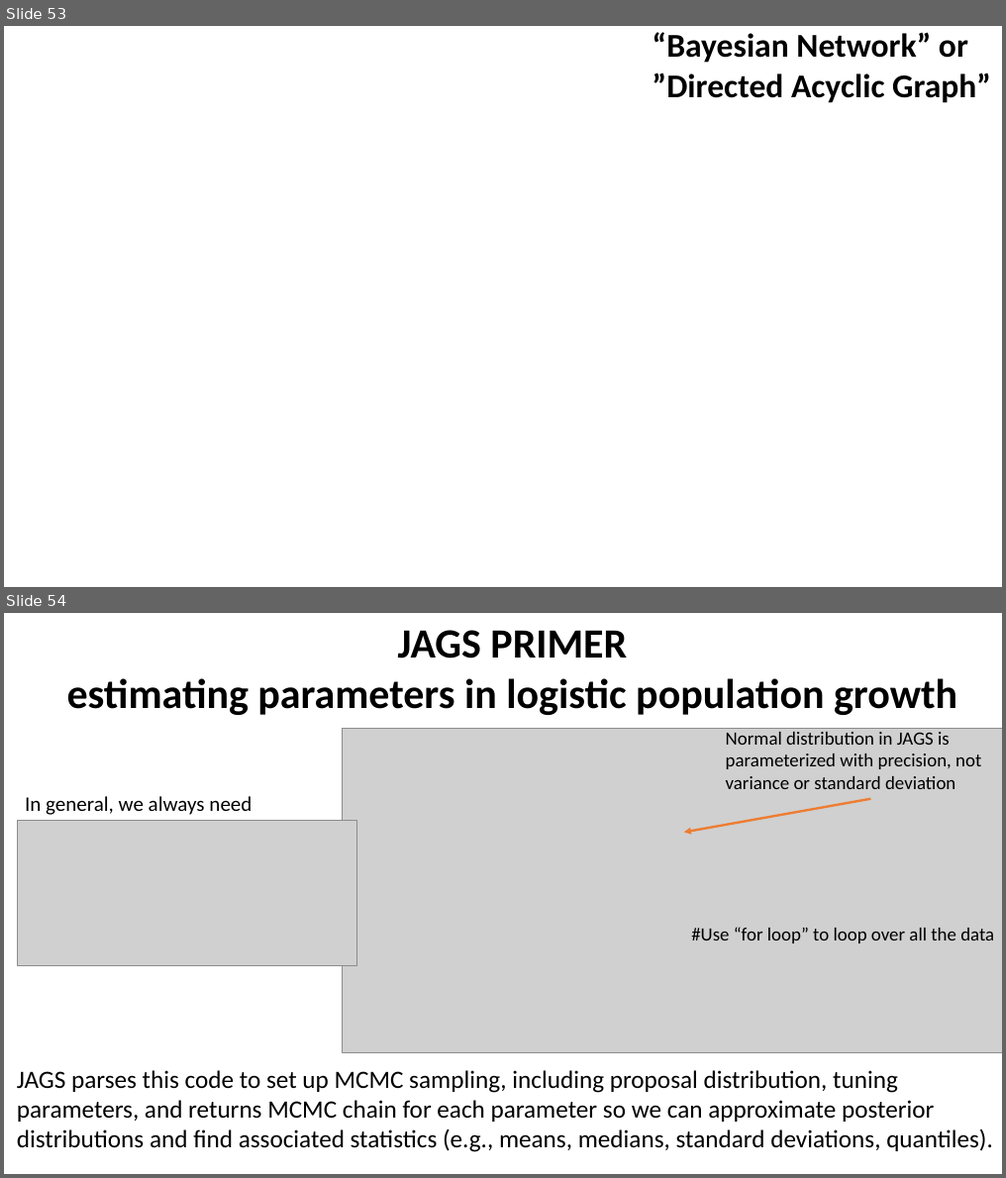
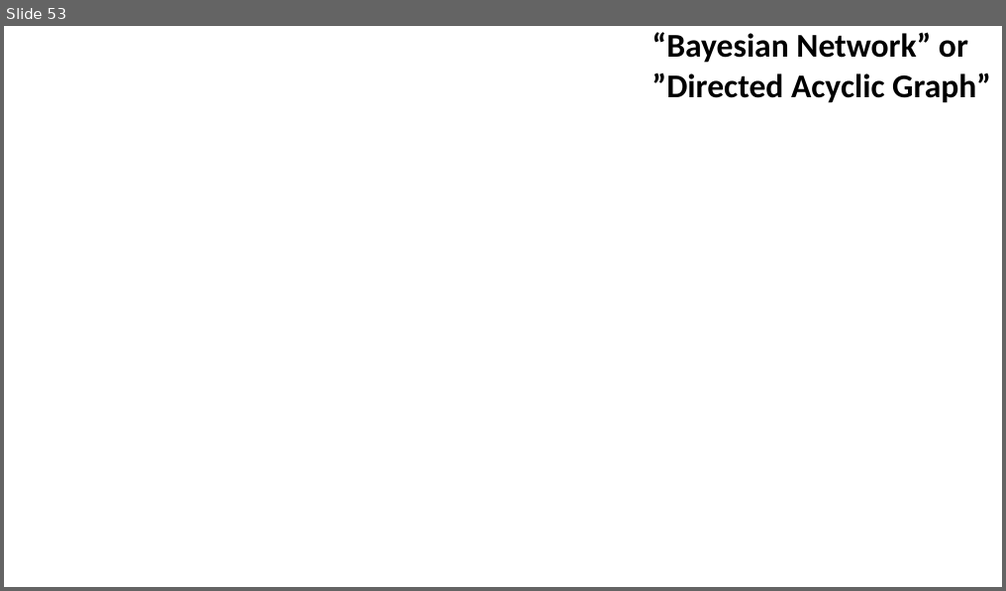
Before and after one commit to taaltree/FW536, a slide deck: Day4_Likelihood_BayesI/FW536_Day4_Afternoon_BayesI.pptx. Shown one above the other, each under a label of ours: slides 53 and 54 before the commit, slide 53 after it. The pictures are 1006x1178 and 1006x591 pixels, drawn with LibreOffice and Linux fonts; fonts in the diff are those of the drawing; grey boxes stand for pictures; background and template pictures are left out. Boxes give left, top, right and bottom in pixels: in the first picture for what was removed or moved away, otherwise in the second. Text is boxed around its words. In the diff, an @@ line names an element or a change of style, - is before the commit and + after.

```diff
--- a/Day4_Likelihood_BayesI/FW536_Day4_Afternoon_BayesI.pptx
+++ b/Day4_Likelihood_BayesI/FW536_Day4_Afternoon_BayesI.pptx
@@ slide 54 removed at (4, 613, 1002, 1174), background #FFFFFF @@
@@ text removed at (67, 630, 957, 715) @@
-JAGS PRIMER
-estimating parameters in logistic population growth
@@ picture removed at (343, 728, 1002, 1054) @@
@@ text removed at (726, 732, 981, 789) @@
-Normal distribution in JAGS is parameterized with precision, not variance or standard deviation
@@ picture removed at (18, 820, 356, 966) @@
@@ text removed at (25, 796, 252, 815) @@
-In general, we always need
@@ arrow removed from (871, 799) to (684, 833) @@
@@ text removed at (691, 927, 994, 944) @@
-#Use “for loop” to loop over all the data
@@ text removed at (17, 1070, 993, 1153) @@
-JAGS parses this code to set up MCMC sampling, including proposal distribution, tuning parameters, and returns MCMC chain for each parameter so we can approximate posterior distributions and find associated statistics (e.g., means, medians, standard deviations, quantiles).
```
Also in this commit, not shown: 6 slides changed, 5 other slides removed, 3 other files.
